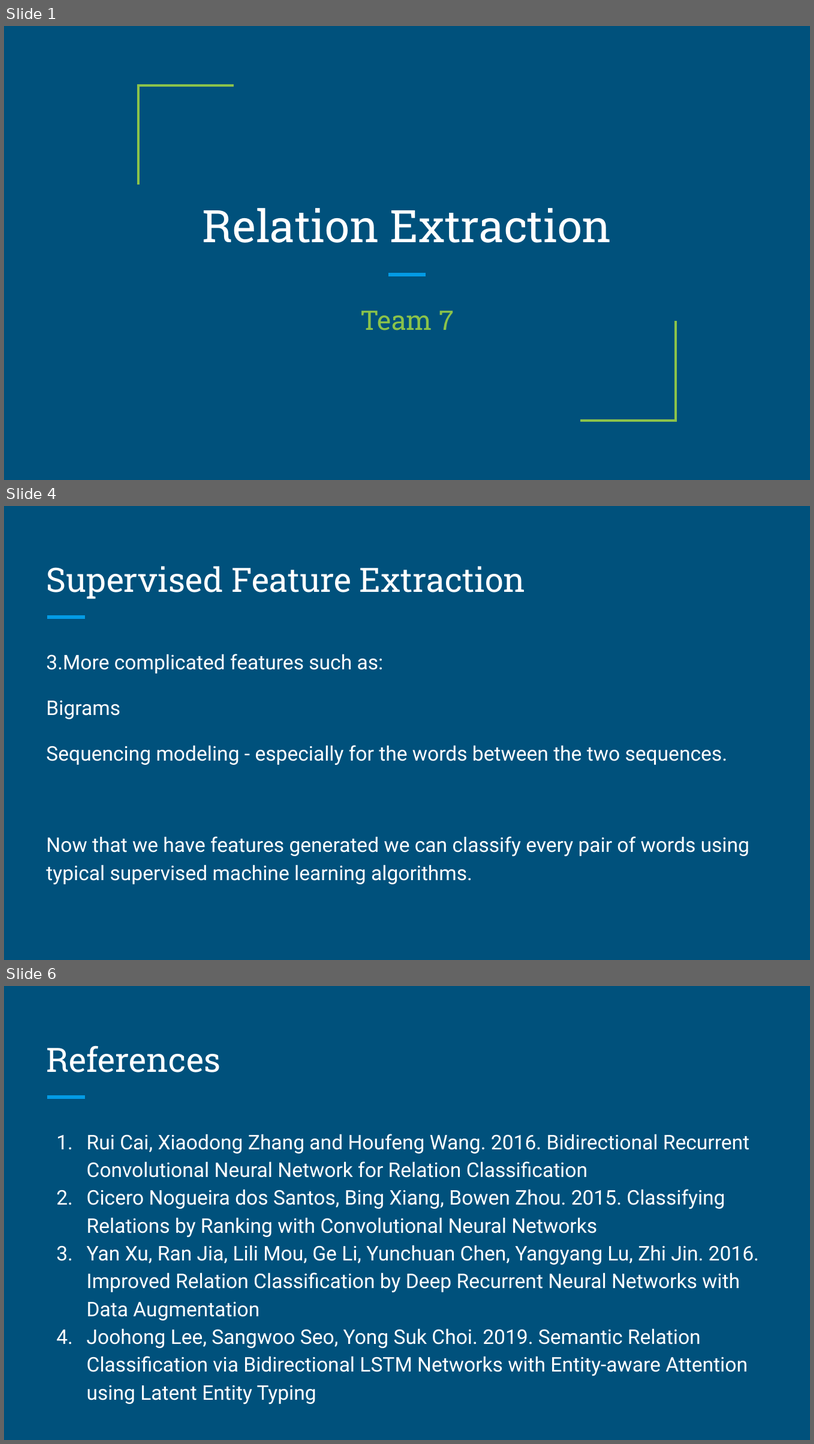
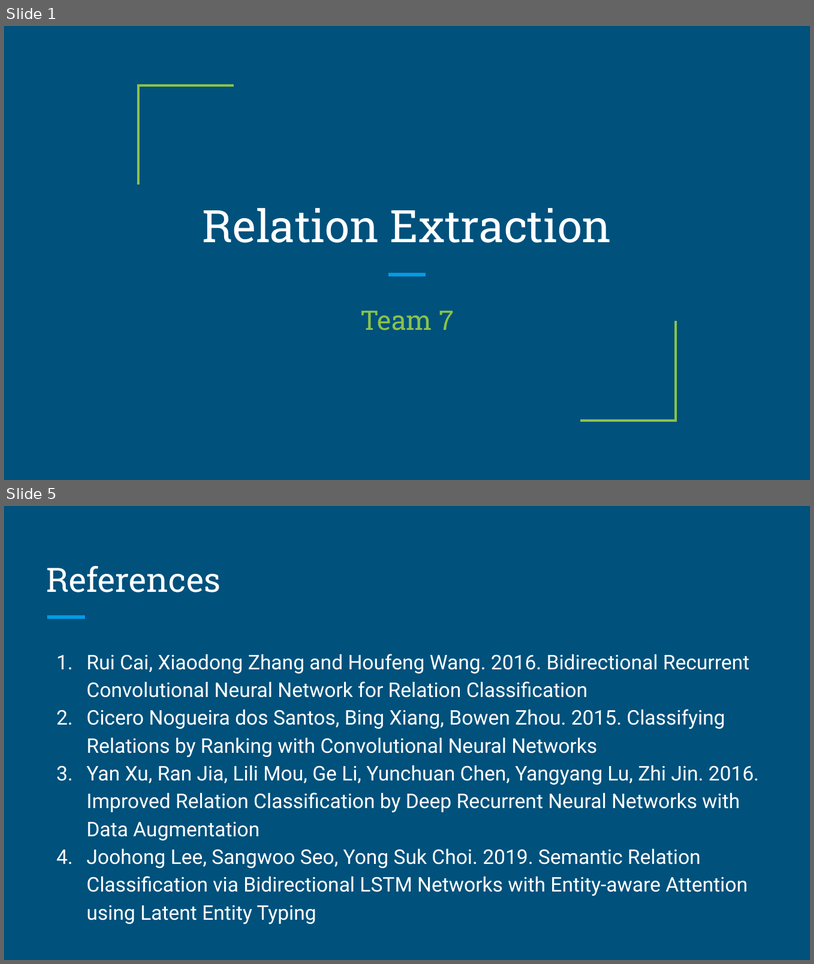
Before and after one commit to xchen35/Experienment_on_Relation_Extration, a slide deck: 7374Assignment4_relation_extraction.pptx. Shown one above the other, each under a label of ours: slides 1, 4 and 6 before the commit, slides 1 and 5 after it; the slides between them are not shown. The pictures are 814x1444 and 814x964 pixels, drawn with LibreOffice and Linux fonts; fonts in the diff are those of the drawing. Boxes give left, top, right and bottom in pixels: in the first picture for what was removed or moved away, otherwise in the second. Text is boxed around its words. In the diff, an @@ line names an element or a change of style, - is before the commit and + after.

```diff
--- a/7374Assignment4_relation_extraction.pptx
+++ b/7374Assignment4_relation_extraction.pptx
@@ slide 4 removed at bbox=[4, 506, 810, 960], background #00517C; not listed: 1 template element that a slide beside it also shows @@
@@ title removed at bbox=[46, 566, 526, 599] @@
-Supervised Feature Extraction
@@ text removed at bbox=[46, 654, 750, 884] @@
-3.More complicated features such as:
-Bigrams
-Sequencing modeling - especially for the words between the two sequences.
-Now that we have features generated we can classify every pair of words using typical supervised machine learning algorithms.
@@ what was slide 6 is now slide 5 @@
```
Also in this commit, not shown: 3 slides changed.
